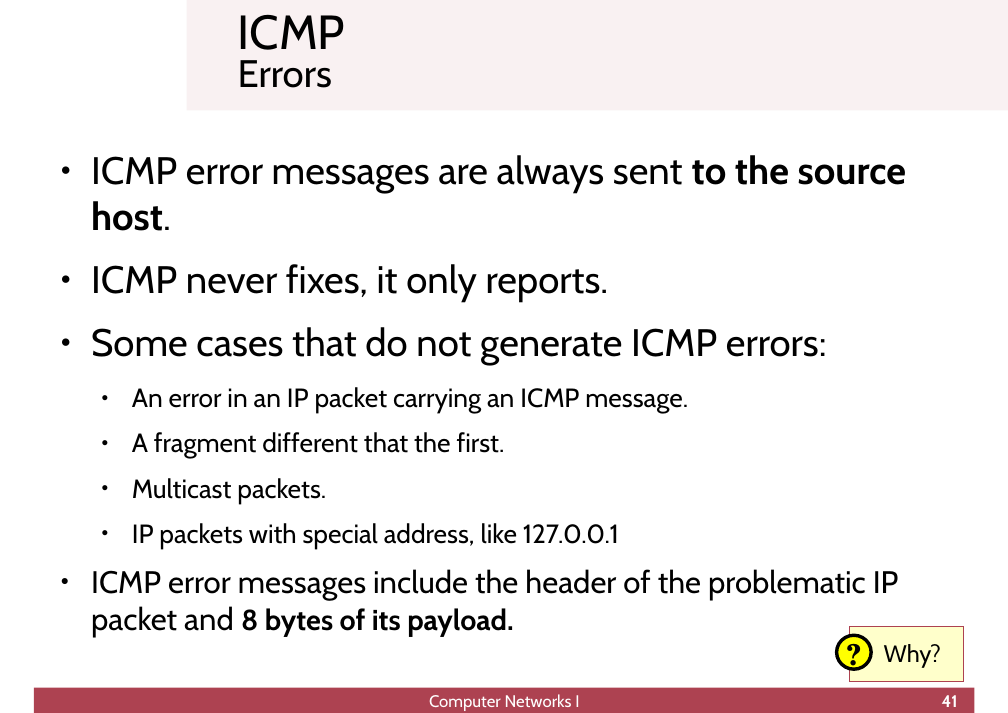
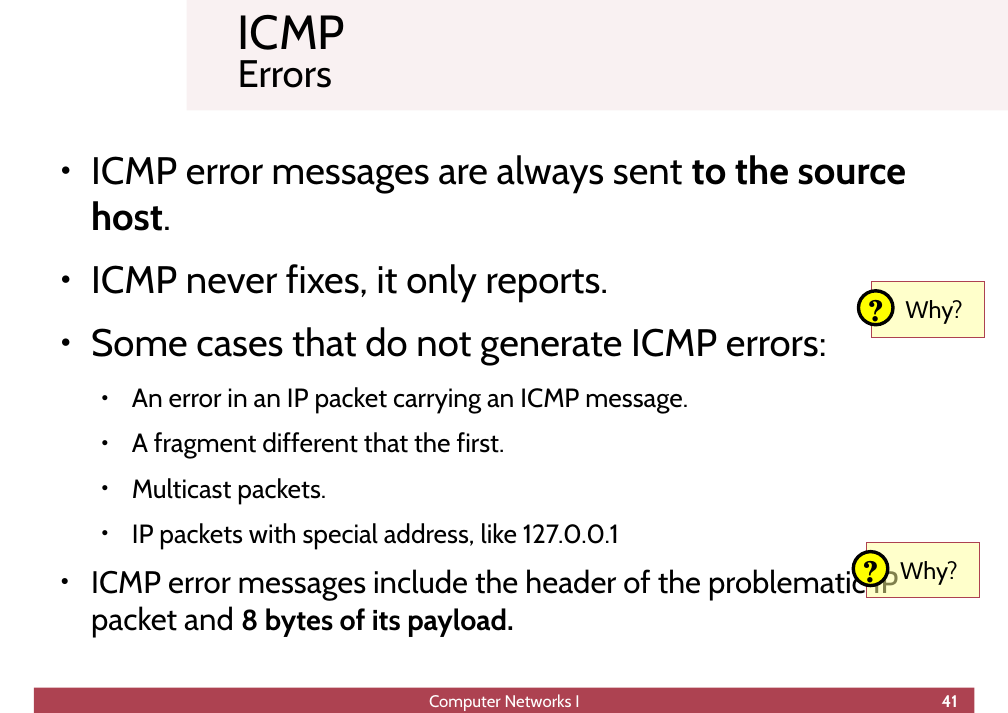
Before and after one commit to cletomartin/redes1, a slide deck: slide 41 of slides/network.odp. Drawn at 1008x713 pixels with LibreOffice and Linux fonts; fonts in the diff are those of the drawing; background and template pictures are left out. Boxes give left, top, right and bottom in pixels: in the first picture for what was removed or moved away, otherwise in the second. Text is boxed around its words. In the diff, an @@ line names an element or a change of style, - is before the commit and + after.

```diff
--- a/slides/network.odp
+++ b/slides/network.odp
@@ ellipse: place and size @@
-ellipse at <box>836,635,871,669</box>
+ellipse at <box>859,291,893,324</box>
@@ text "?": place and size @@
-text "?" at <box>846,634,862,676</box>
+text "?" at <box>867,290,884,332</box>
@@ rectangle "Why?": place and size @@
-rectangle "Why?" at <box>850,626,964,681</box>
+rectangle "Why?" at <box>872,282,986,337</box>
@@ ellipse added at <box>854,552,888,585</box>, fill #FFFF00, outline #000000 2.83 pt @@
@@ text added at <box>862,550,879,592</box>, 24 pt, text #000000, bold @@
+?
@@ rectangle added at <box>867,542,980,598</box>, fill #FFFF99 at 50% opacity, outline #AD4251 0 pt, 20 pt, text #000000 @@
+Why?
```
Also in this commit, not shown: 4 other slides changed, 1 slide added, 3 other files.
